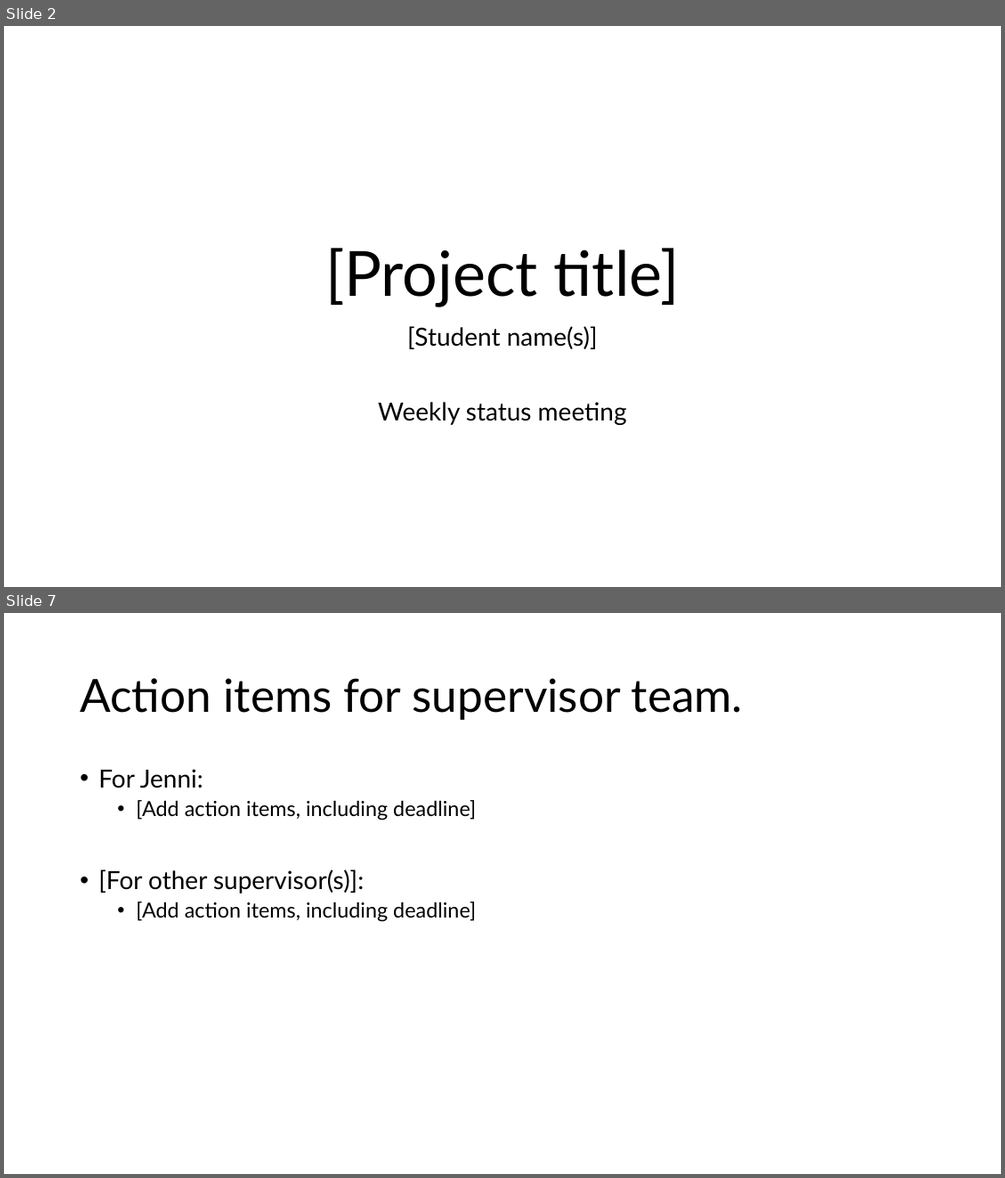
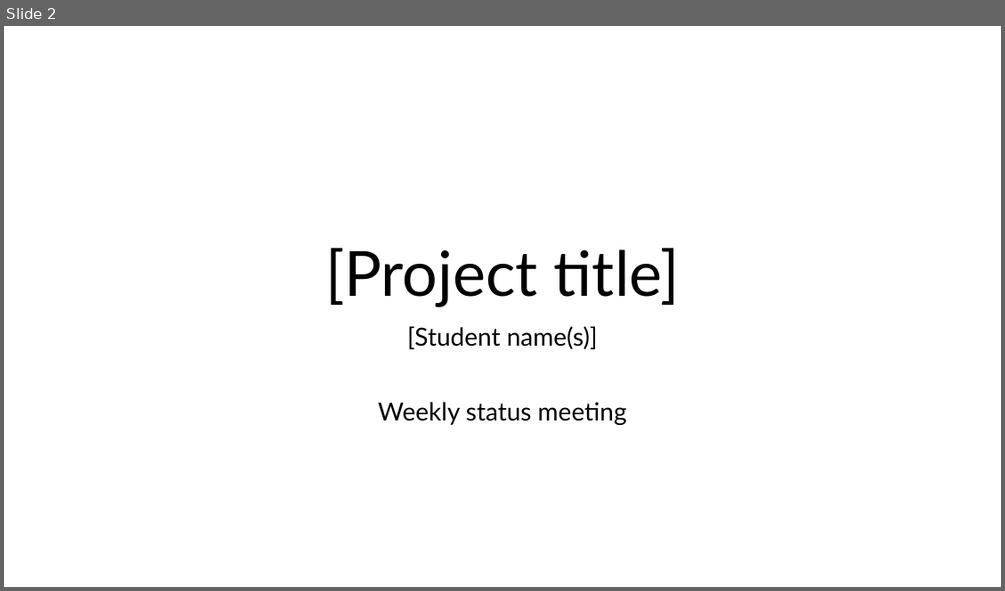
Before and after one commit to jennirinker/projects-with-jenni, a slide deck: docs/source/_static/YYYY.MM.DD_NAME_weekly.pptx. Shown one above the other, each under a label of ours: slides 2 and 7 before the commit, slide 2 after it; the slides between them are not shown. The pictures are 1005x1178 and 1005x591 pixels, drawn with LibreOffice and Linux fonts; fonts in the diff are those of the drawing. Boxes give left, top, right and bottom in pixels: in the first picture for what was removed or moved away, otherwise in the second. Text is boxed around its words. In the diff, an @@ line names an element or a change of style, - is before the commit and + after.

```diff
--- a/docs/source/_static/YYYY.MM.DD_NAME_weekly.pptx
+++ b/docs/source/_static/YYYY.MM.DD_NAME_weekly.pptx
@@ slide 7 removed at (4, 613, 1001, 1174), background #FFFFFF @@
@@ title removed at (80, 678, 743, 720) @@
-Action items for supervisor team.
@@ text removed at (98, 769, 476, 922) @@
-• For Jenni:
-  • [Add action items, including deadline]
-• [For other supervisor(s)]:
-  • [Add action items, including deadline]
```
Also in this commit, not shown: 1 slide changed, 6 slides added, 4 other slides removed.
